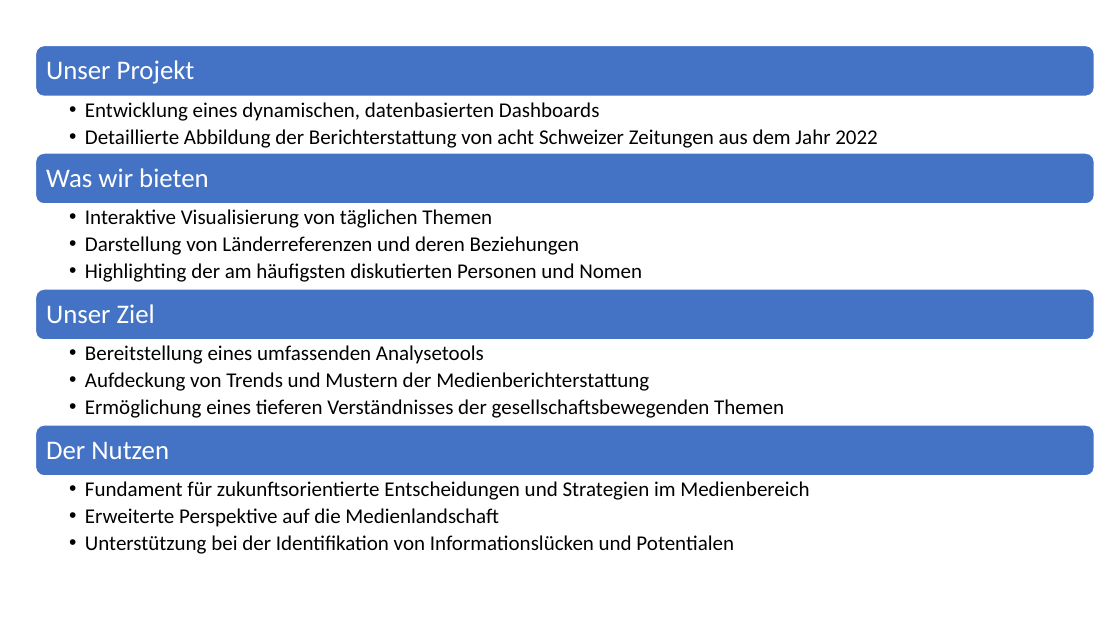
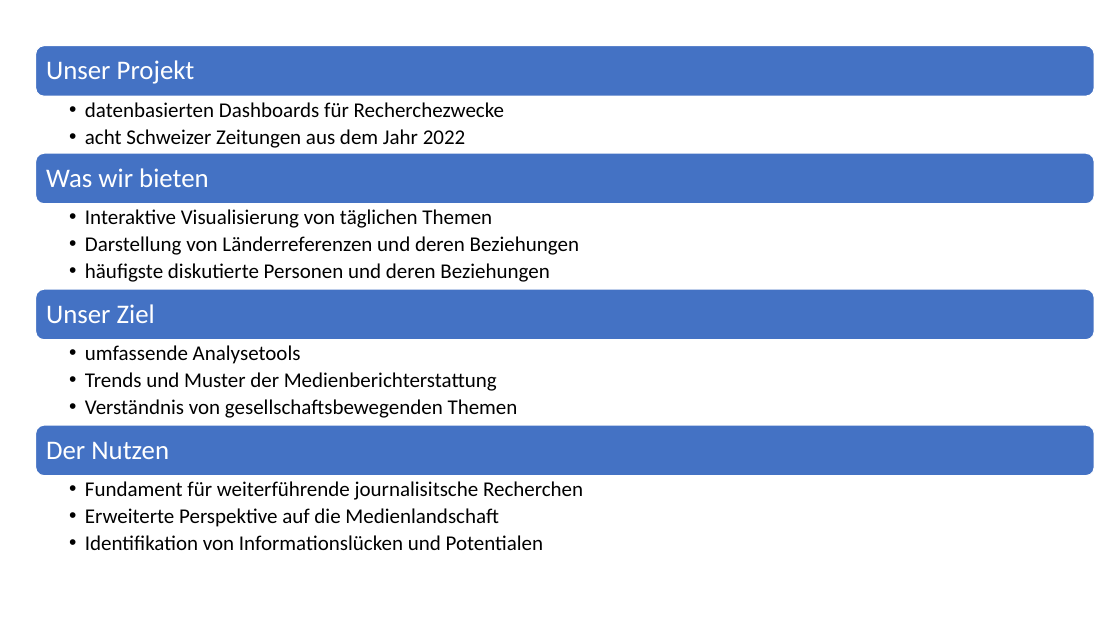
Before and after one commit to slinusc/Visualization_Project, a slide deck: slide 3 of documents/News Dashboard.pptx (slide 2 before the commit). Drawn at 1120x630 pixels with LibreOffice and Linux fonts; fonts in the diff are those of the drawing. Boxes give left, top, right and bottom in pixels: in the first picture for what was removed or moved away, otherwise in the second. Text is boxed around its words. In the diff, an @@ line names an element or a change of style, - is before the commit and + after.

```diff
--- a/documents/News Dashboard.pptx
+++ b/documents/News Dashboard.pptx
@@ text at (85, 102, 504, 148): text changed @@
-  • Entwicklung eines dynamischen, datenbasierten Dashboards
-  • Detaillierte Abbildung der Berichterstattung von acht Schweizer Zeitungen aus dem Jahr 2022
+  • datenbasierten Dashboards für Recherchezwecke
+  • acht Schweizer Zeitungen aus dem Jahr 2022
@@ text at (85, 263, 549, 282): text changed @@
-  • Highlighting der am häufigsten diskutierten Personen und Nomen
+  • häufigste diskutierte Personen und deren Beziehungen
@@ text at (85, 345, 518, 418): text changed @@
-  • Bereitstellung eines umfassenden Analysetools
-  • Aufdeckung von Trends und Mustern der Medienberichterstattung
-  • Ermöglichung eines tieferen Verständnisses der gesellschaftsbewegenden Themen
+  • umfassende Analysetools
+  • Trends und Muster der Medienberichterstattung
+  • Verständnis von gesellschaftsbewegenden Themen
@@ text at (85, 481, 583, 500): text changed @@
-  • Fundament für zukunftsorientierte Entscheidungen und Strategien im Medienbereich
+  • Fundament für weiterführende journalisitsche Recherchen
@@ text at (85, 535, 544, 550): text changed @@
-  • Unterstützung bei der Identifikation von Informationslücken und Potentialen
+  • Identifikation von Informationslücken und Potentialen
```
Also in this commit, not shown: 1 slide added, 1 slide removed, 1 other file.
